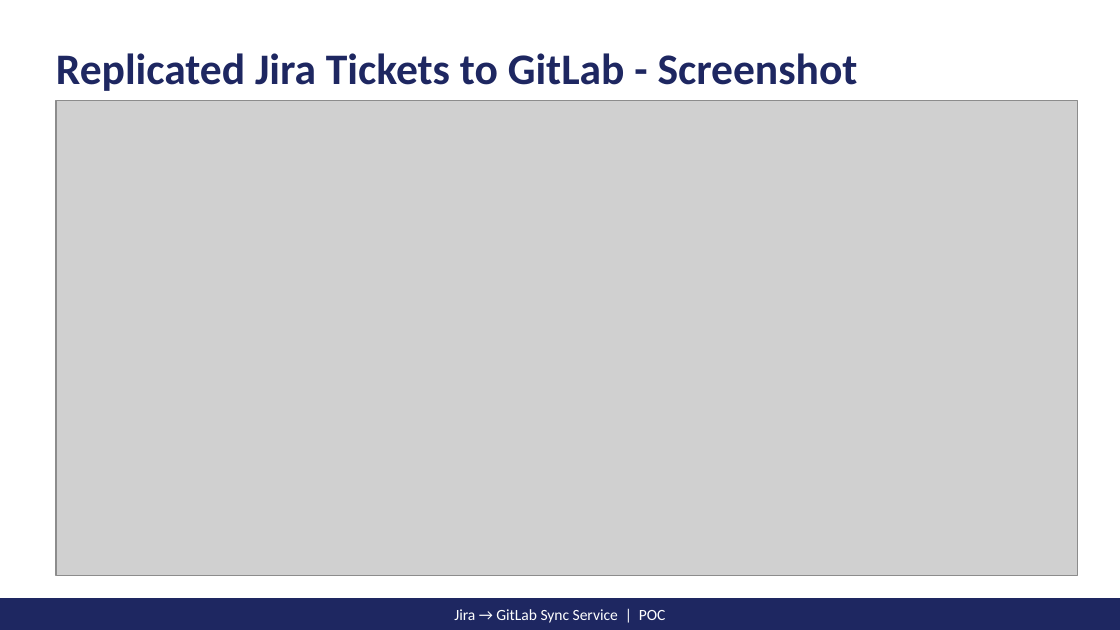
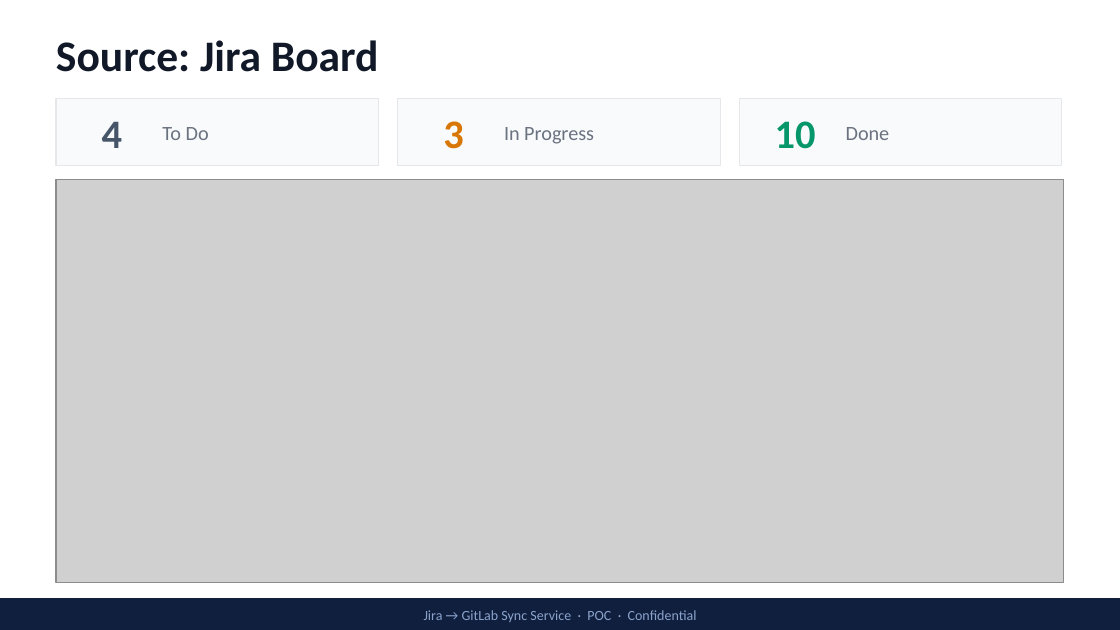
Before and after one commit to raghusingh/Jira_to_Gitlab_Backlog_Movement, a slide deck: slide 9 of JiraGitLabSync_POC.pptx (slide 10 before the commit). Drawn at 1120x630 pixels with LibreOffice and Linux fonts; fonts in the diff are those of the drawing; grey boxes stand for pictures. Boxes give left, top, right and bottom in pixels: in the first picture for what was removed or moved away, otherwise in the second. Text is boxed around its words. In the diff, an @@ line names an element or a change of style, - is before the commit and + after.

```diff
--- a/JiraGitLabSync_POC.pptx
+++ b/JiraGitLabSync_POC.pptx
@@ text at (56,40,379,72): text changed; text colour #1E2761 to #111827 @@
-Replicated Jira Tickets to GitLab - Screenshot
+Source: Jira Board
@@ rectangle added at (56,99,379,166), fill #F8FAFC, outline #E5E7EB 0.75 pt @@
@@ rectangle added at (398,99,720,166), fill #F8FAFC, outline #E5E7EB 0.75 pt @@
@@ rectangle added at (739,99,1062,166), fill #F8FAFC, outline #E5E7EB 0.75 pt @@
@@ text added at (102,121,122,148), 26 pt, text #475569, bold @@
+4
@@ text added at (162,127,209,140), 13 pt, text #6B7280 @@
+To Do
@@ text added at (443,121,463,149), 26 pt, text #D97706, bold @@
+3
@@ text added at (504,127,594,144), 13 pt, text #6B7280 @@
+In Progress
@@ text added at (775,121,816,149), 26 pt, text #059669, bold @@
+10
@@ text added at (846,127,890,140), 13 pt, text #6B7280 @@
+Done
@@ picture: place and size @@
-picture at (56,101,1077,576)
+picture at (56,179,1064,582)
@@ rectangle at (0,599,1120,630): fill #1E2761 to #0F1F3D; outline #1E2761 1 pt to #0F1F3D 1 pt @@
@@ text at (424,610,697,622): text changed; size 10 to 9 pt; text colour #FFFFFF to #8BA3CC @@
-Jira → GitLab Sync Service | POC
+Jira → GitLab Sync Service · POC · Confidential
```
Also in this commit, not shown: 9 other slides changed, 2 slides added, 1 slide removed, 2 other files.
